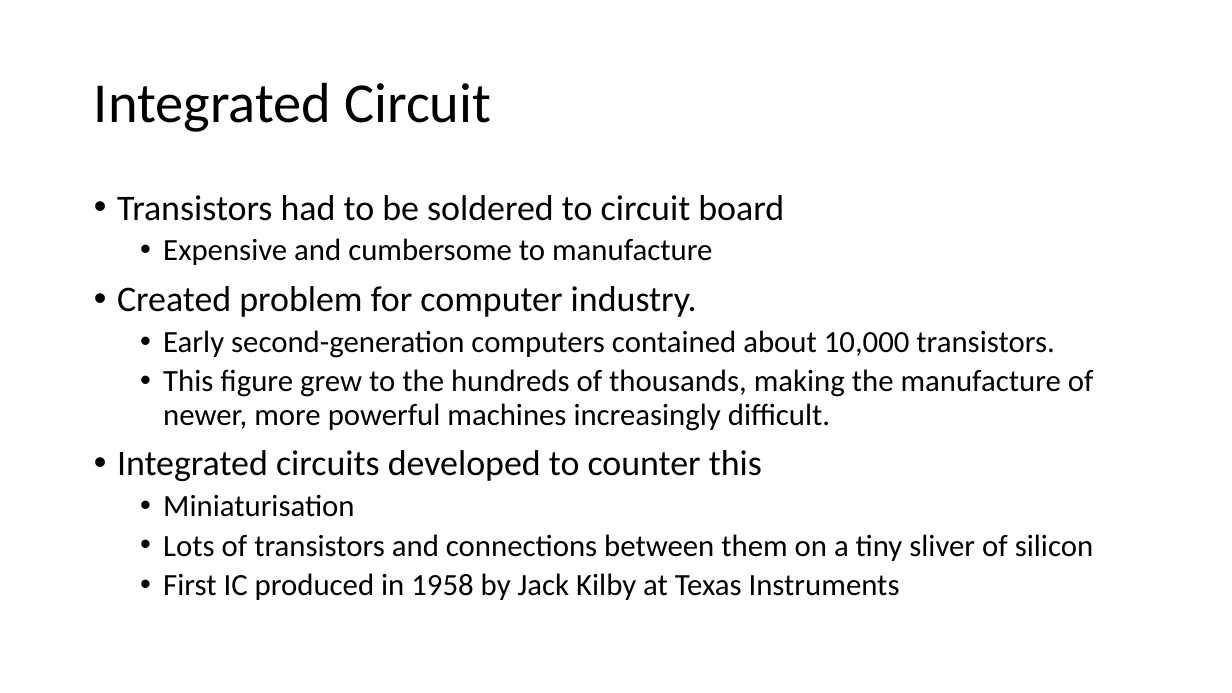
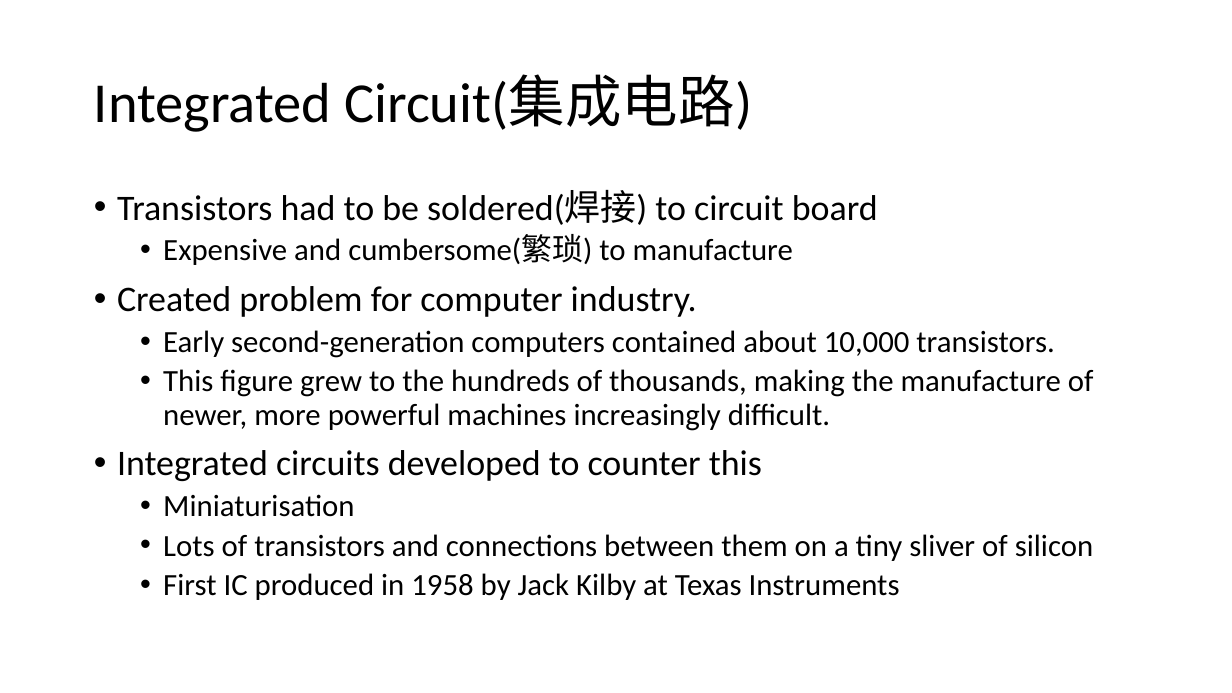
Before and after one commit to vcboy1/Leeds, a slide deck: slide 10 of 26fall/1860/Lecture/Week1/Lecture 1.1.2.pptx. Drawn at 1232x693 pixels with LibreOffice and Linux fonts; fonts in the diff are those of the drawing; background and template pictures are left out. Boxes give left, top, right and bottom in pixels: in the first picture for what was removed or moved away, otherwise in the second. Text is boxed around its words. In the diff, an @@ line names an element or a change of style, - is before the commit and + after.

Commit message:
add integrated circuit

```diff
--- a/26fall/1860/Lecture/Week1/Lecture 1.1.2.pptx
+++ b/26fall/1860/Lecture/Week1/Lecture 1.1.2.pptx
@@ title at (94, 74, 752, 132): text changed @@
-Integrated Circuit
+Integrated Circuit(集成电路)
@@ text at (117, 190, 878, 265): text changed @@
-• Transistors had to be soldered to circuit board
-  • Expensive and cumbersome to manufacture
+• Transistors had to be soldered(焊接) to circuit board
+  • Expensive and cumbersome(繁琐) to manufacture
```
Also in this commit, not shown: 2 other slides changed, 6 other files.
